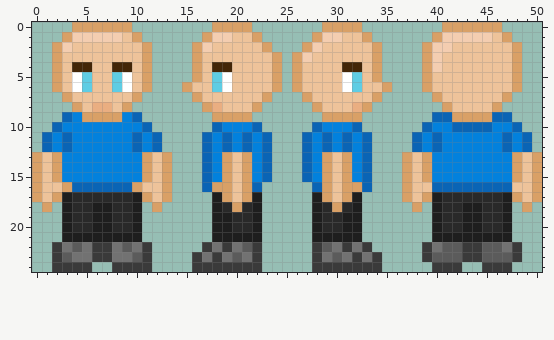
One commit to this pixel-art sprite: Assets/Sprites/NPC/TradingNPC.png. The picture above is the old version.
The file is 51x25 pixels.
After:
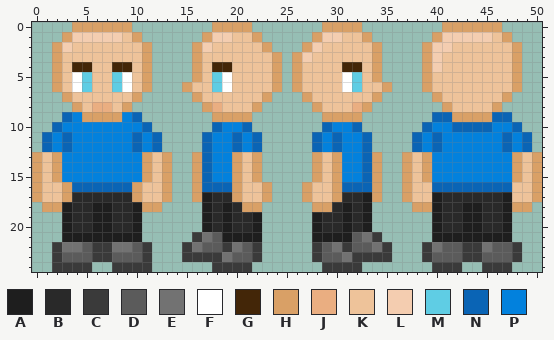
Palette (. is transparent): A #1e1e1e  B #292929  C #3a3a3a  D #5b5b5b  E #727272  F #ffffff  G #432608  H #d9a066  J #eaae81  K #eec39a  L #f4cdb0  M #5fcde4  N #0a64b5  P #0281dd
What changed:
y 10: x 21..22 PN -> N.; x 28..29 NP -> .N
y 11..12: x 19..23 NPNPN -> PNPN.; x 27..31 NPNPN -> .NPNP
y 13..15: x 16 . -> H; x 19..23 HKHPN -> PHKH.; x 27..31 NPHKH -> .HKHP; x 34 . -> H
y 16: x 16 . -> H; x 18..23 HHKHN. -> NNHKKH; x 27..32 .NHKHH -> HKKHNN; x 34 . -> H
y 17: x 2..3 HA -> KH; x 10..11 AH -> HK; x 16..23 ..AHKHA. -> HABBHKKH; x 27..34 .AHKHA.. -> HKKHBBAH; x 39 H -> K; x 48 H -> K
y 18: x 2 . -> H; x 11 . -> H; x 17..22 .ABHBA -> ABABHH; x 28..33 ABHBA. -> HHBABA; x 39 . -> H; x 48 . -> H
y 19..20: x 17..18 .A -> AB; x 32..33 A. -> BA
y 21: x 16..18 ..A -> CED; x 32..34 A.. -> DEC
y 22: x 4..5 DE -> ED; x 9..10 DE -> ED; x 15..18 ..CE -> CEDD; x 32..35 EC.. -> DDEC; x 45 D -> E; x 47 E -> D
y 23: x 4..5 EE -> DD; x 8..9 EE -> DD; x 15 . -> C; x 17 E -> C; x 21 E -> D; x 29 E -> D; x 33 E -> C; x 35 . -> C
y 24: x 16..17 CC -> ..; x 22 C -> .; x 28 C -> .; x 33..34 CC -> ..
Where, in picture pixels (left, top, right, bottom), the same in both pictures:
changed: (182, 122, 272, 272)
changed: (302, 122, 392, 272)
changed: (52, 192, 152, 262)
changed: (422, 192, 432, 212)
changed: (482, 192, 522, 252)
